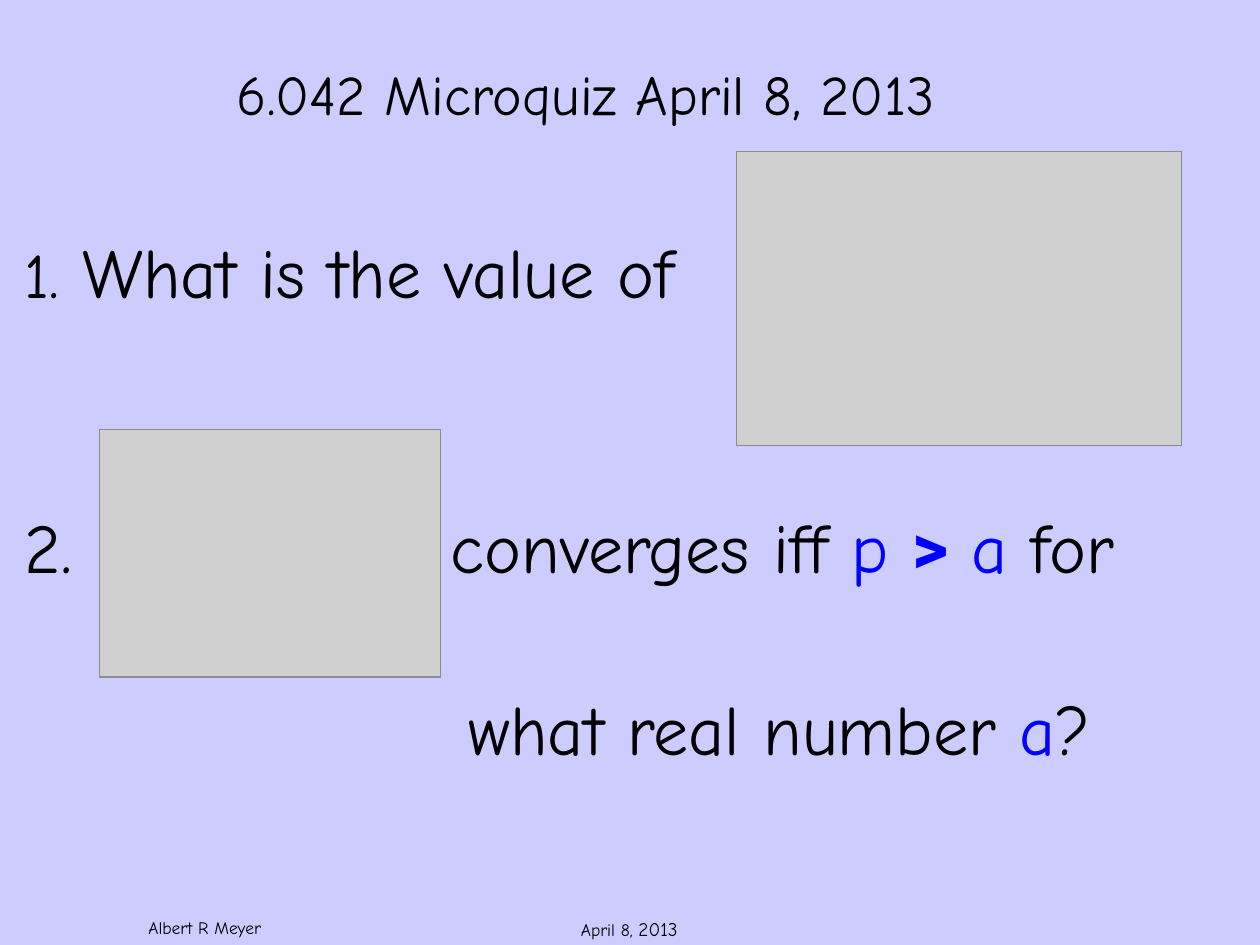
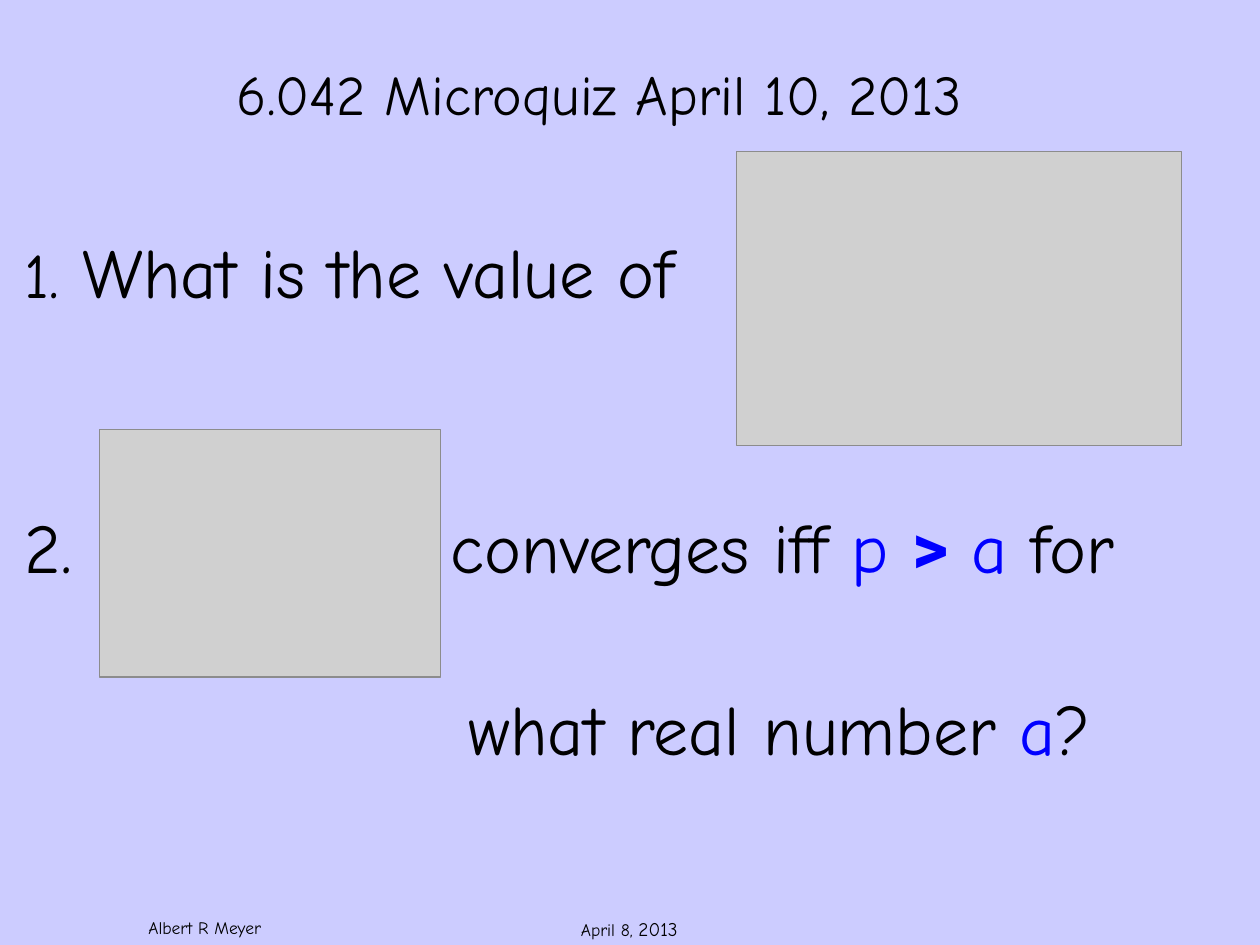
Before and after one commit to armeyer/mcs_web, a slide deck: slide 1 of spring13/slides13/microquiz9w-afternoon.pptx. Drawn at 1260x945 pixels with LibreOffice and Linux fonts; fonts in the diff are those of the drawing; grey boxes stand for pictures; background and template pictures are left out. Boxes give left, top, right and bottom in pixels: in the first picture for what was removed or moved away, otherwise in the second. Text is boxed around its words. In the diff, an @@ line names an element or a change of style, - is before the commit and + after.

Commit message:
microquiz9 edited

```diff
--- a/spring13/slides13/microquiz9w-afternoon.pptx
+++ b/spring13/slides13/microquiz9w-afternoon.pptx
@@ text at <box>237,77,962,126</box>: text changed @@
-6.042 Microquiz April 8, 2013
+6.042 Microquiz April 10, 2013
```
